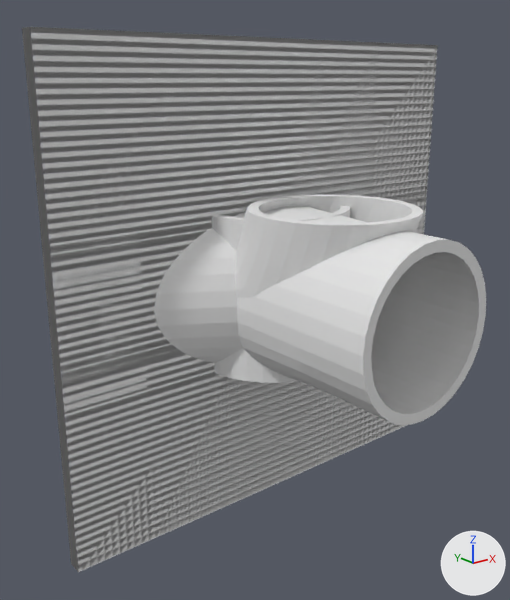
A saved change to the OBJ model Assets/Models/tunnel_straight.obj.
Rendered twice from a 50 mm camera at (-11.5, -13.72, 5.08) aimed at (-0.6, -0.09, -0.37). Lighting does not change. The marker at lower right points along +X, +Y and +Z. Where no turn or scale is listed for an object, it has been applied to the vertices.

Objects in the first picture: 'Cavern_Opening_Cube.004', 'Tunnel_Fork_Cylinder.019', 'Tunnel_Straight_Cylinder.011', 'Tunnel_UTurn_Cylinder.007', 'Wall_01Cube_Cube.010', 'Wall_02Parallelogram_long_Cube.006', 'Wall_02Parallelogram_med_Cube.005', 'Wall_02Parallelogram_short_Cube.002', 'Wall_03Pentagram_Cube.003', 'Wall_04Trapezoid_Cube.008'.
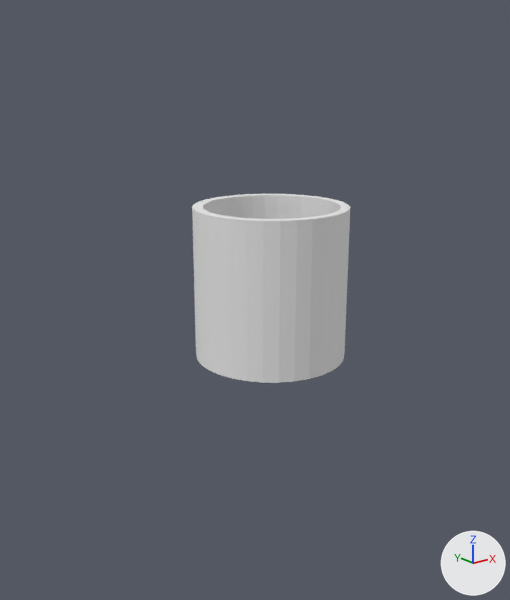
Location of each change, (x1, y1, x2, y2) in pixels of the pictures (510 x 600 px):
'Wall_01Cube_Cube.010', deleted: before (22, 27, 438, 572)
'Tunnel_Fork_Cylinder.019', deleted: before (154, 207, 486, 425)
'Wall_02Parallelogram_long_Cube.006', deleted: before (129, 31, 378, 537)
'Cavern_Opening_Cube.004', deleted: before (22, 27, 437, 571)
'Wall_02Parallelogram_med_Cube.005', deleted: before (211, 35, 323, 509)
'Tunnel_UTurn_Cylinder.007', deleted: before (235, 195, 423, 298)
'Wall_04Trapezoid_Cube.008', deleted: before (244, 41, 309, 496)
'Wall_03Pentagram_Cube.003', deleted: before (245, 36, 308, 199)
'Wall_02Parallelogram_short_Cube.002', deleted: before (244, 38, 293, 488)
'Tunnel_Straight_Cylinder.011', unchanged, uncovered by the edit: before (212, 206, 350, 383); after (192, 194, 350, 383)

What changed in the scene script:
```text
Remove ob_cavern_opening_cube_004:
    ob_cavern_opening_cube_004 = bpy.data.objects.new('Cavern_Opening_Cube.004', me_cavern_opening_cube_004)
    ob_cavern_opening_cube_004.location = (0.0, 0.0, 0.0)
Remove ob_tunnel_fork_cylinder_019:
    ob_tunnel_fork_cylinder_019 = bpy.data.objects.new('Tunnel_Fork_Cylinder.019', me_tunnel_fork_cylinder_019)
    ob_tunnel_fork_cylinder_019.location = (0.0, 0.0, 0.0)
Remove ob_tunnel_uturn_cylinder_007:
    ob_tunnel_uturn_cylinder_007 = bpy.data.objects.new('Tunnel_UTurn_Cylinder.007', me_tunnel_uturn_cylinder_007)
    ob_tunnel_uturn_cylinder_007.location = (0.0, 0.0, 0.0)
Remove ob_wall_01cube_cube_010:
    ob_wall_01cube_cube_010 = bpy.data.objects.new('Wall_01Cube_Cube.010', me_wall_01cube_cube_010)
    ob_wall_01cube_cube_010.location = (0.0, 0.0, 0.0)
Remove ob_wall_02parallelogram_long_cube_006:
    ob_wall_02parallelogram_long_cube_006 = bpy.data.objects.new('Wall_02Parallelogram_long_Cube.006', me_wall_02parallelogram_long_cube_006)
    ob_wall_02parallelogram_long_cube_006.location = (0.0, 0.0, 0.0)
Remove ob_wall_02parallelogram_med_cube_005:
    ob_wall_02parallelogram_med_cube_005 = bpy.data.objects.new('Wall_02Parallelogram_med_Cube.005', me_wall_02parallelogram_med_cube_005)
    ob_wall_02parallelogram_med_cube_005.location = (0.0, 0.0, 0.0)
Remove ob_wall_02parallelogram_short_cube_002:
    ob_wall_02parallelogram_short_cube_002 = bpy.data.objects.new('Wall_02Parallelogram_short_Cube.002', me_wall_02parallelogram_short_cube_002)
    ob_wall_02parallelogram_short_cube_002.location = (0.0, 0.0, 0.0)
Remove ob_wall_03pentagram_cube_003:
    ob_wall_03pentagram_cube_003 = bpy.data.objects.new('Wall_03Pentagram_Cube.003', me_wall_03pentagram_cube_003)
    ob_wall_03pentagram_cube_003.location = (0.0, 0.0, 0.0)
Remove ob_wall_04trapezoid_cube_008:
    ob_wall_04trapezoid_cube_008 = bpy.data.objects.new('Wall_04Trapezoid_Cube.008', me_wall_04trapezoid_cube_008)
    ob_wall_04trapezoid_cube_008.location = (0.0, 0.0, 0.0)
```
